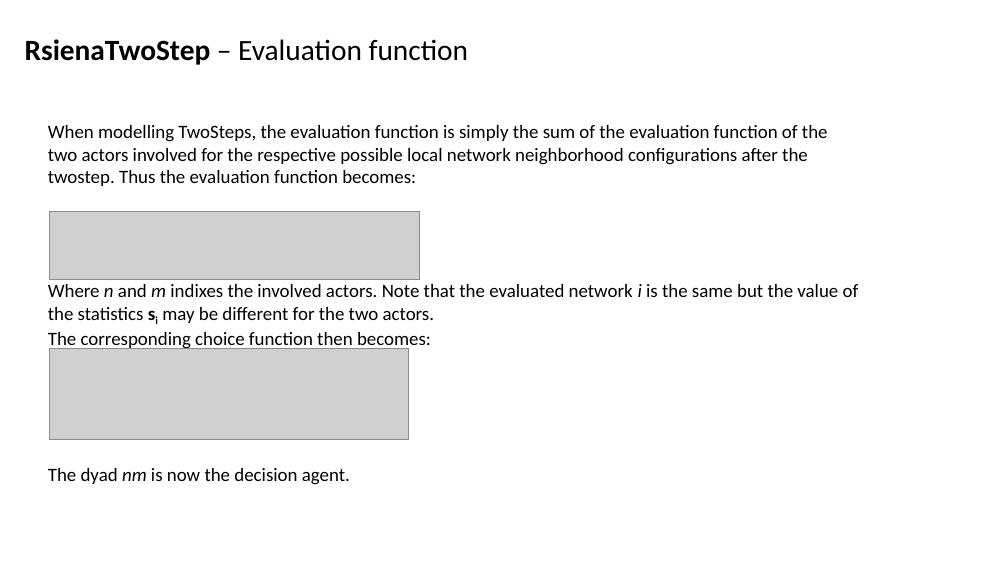
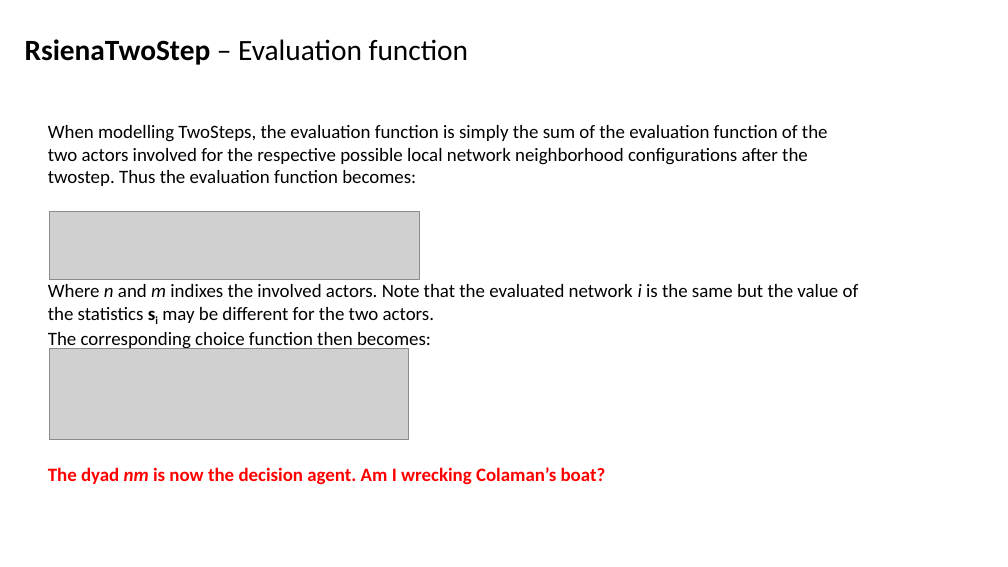
Before and after one commit to Niels-Vullings/RsienaTwoStep, a slide deck: slide 28 of nonbuild/RsienaTwoStep_JT.pptm (slide 36 before the commit). Drawn at 1008x567 pixels with LibreOffice and Linux fonts; fonts in the diff are those of the drawing; grey boxes stand for pictures. Boxes give left, top, right and bottom in pixels: in the first picture for what was removed or moved away, otherwise in the second. Text is boxed around its words. In the diff, an @@ line names an element or a change of style, - is before the commit and + after.

```diff
--- a/nonbuild/RsienaTwoStep_JT.pptm
+++ b/nonbuild/RsienaTwoStep_JT.pptm
@@ text at (48, 467, 606, 485): text changed; text colour #000000 to #FF0000; bold on @@
-The dyad nm is now the decision agent.
+The dyad nm is now the decision agent. Am I wrecking Colaman’s boat?
```
Also in this commit, not shown: 31 other slides changed, 14 slides added, 14 slides removed, 51 other files.
